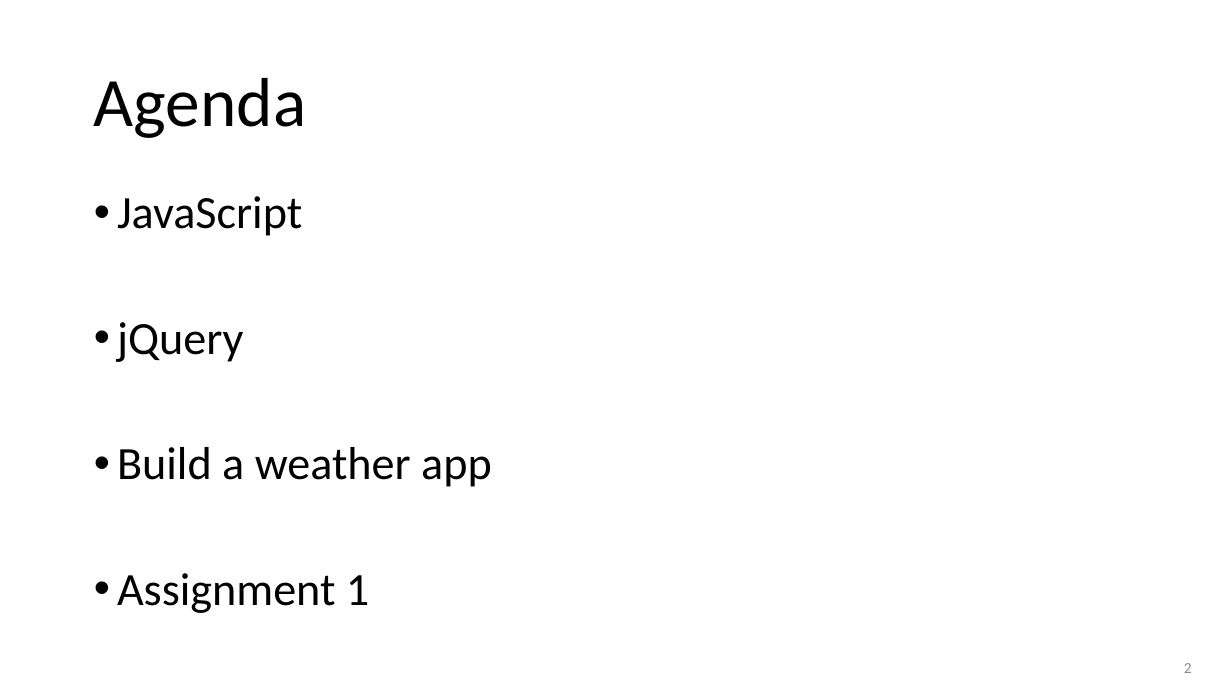
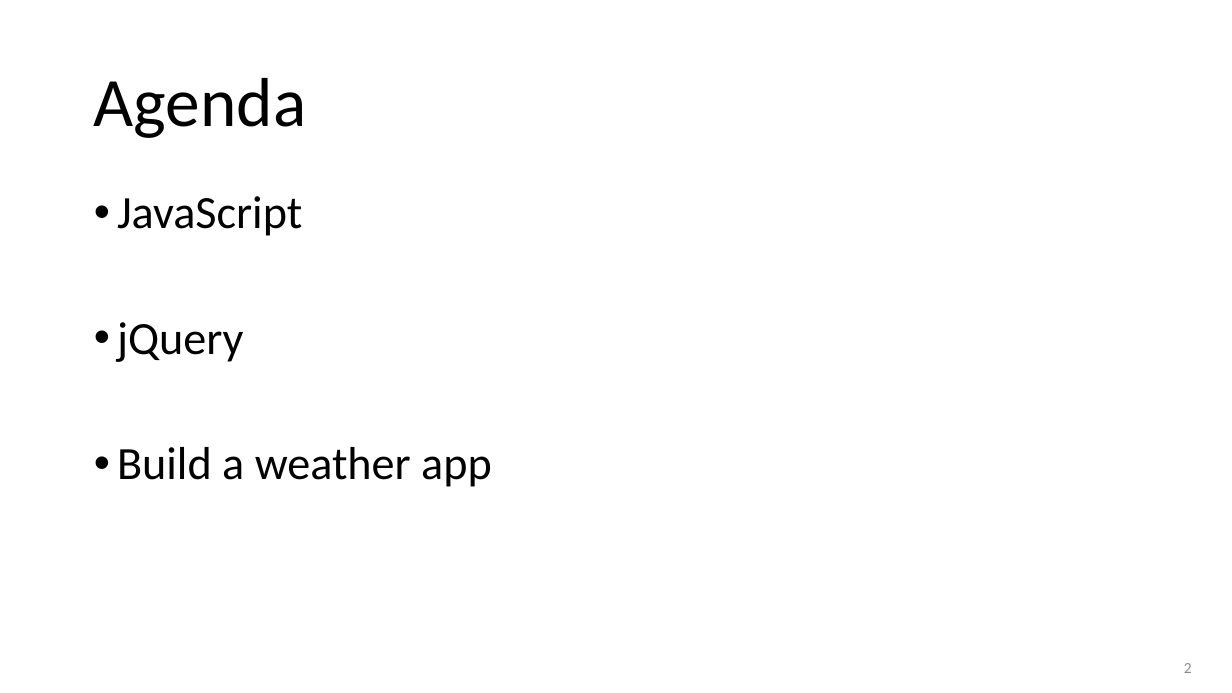
Before and after one commit to frogbandit/COMS4170-teaching, a slide deck: slide 2 of UItools-17f-2.pptx. Drawn at 1232x693 pixels with LibreOffice and Linux fonts; fonts in the diff are those of the drawing. Boxes give left, top, right and bottom in pixels: in the first picture for what was removed or moved away, otherwise in the second. Text is boxed around its words. In the diff, an @@ line names an element or a change of style, - is before the commit and + after.

Commit message:
modify ppt

```diff
--- a/UItools-17f-2.pptx
+++ b/UItools-17f-2.pptx
@@ text at (117,573,369,613): paragraph removed @@
-• Assignment 1
```
Also in this commit, not shown: 1 other slide changed.
